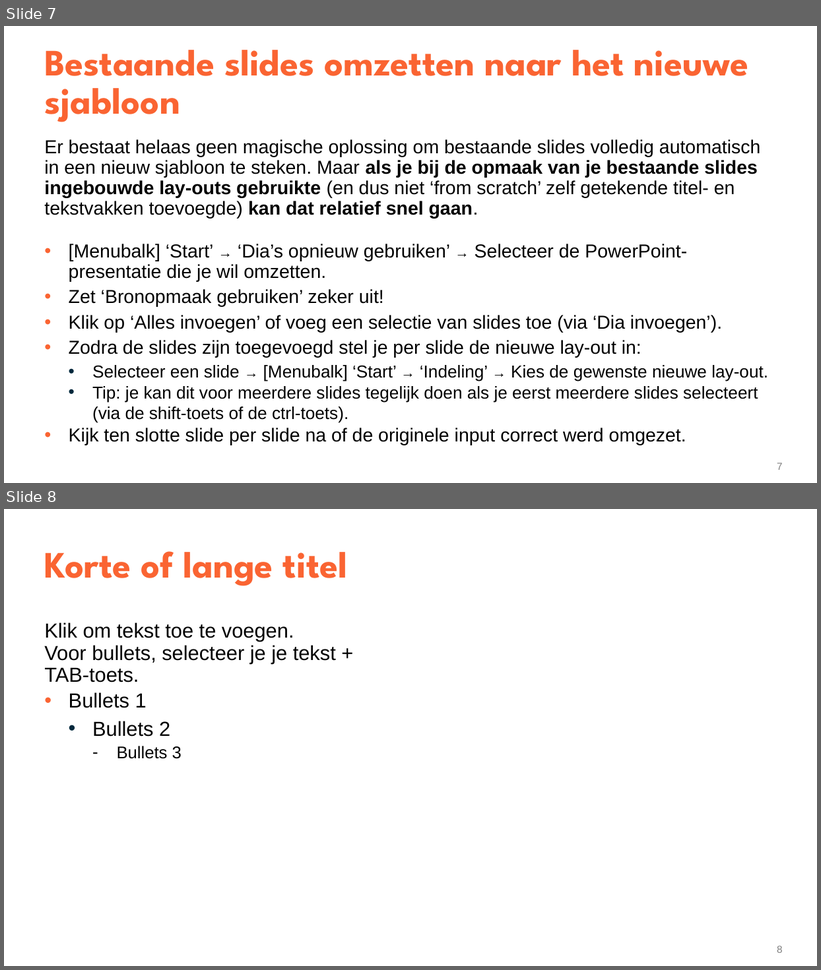
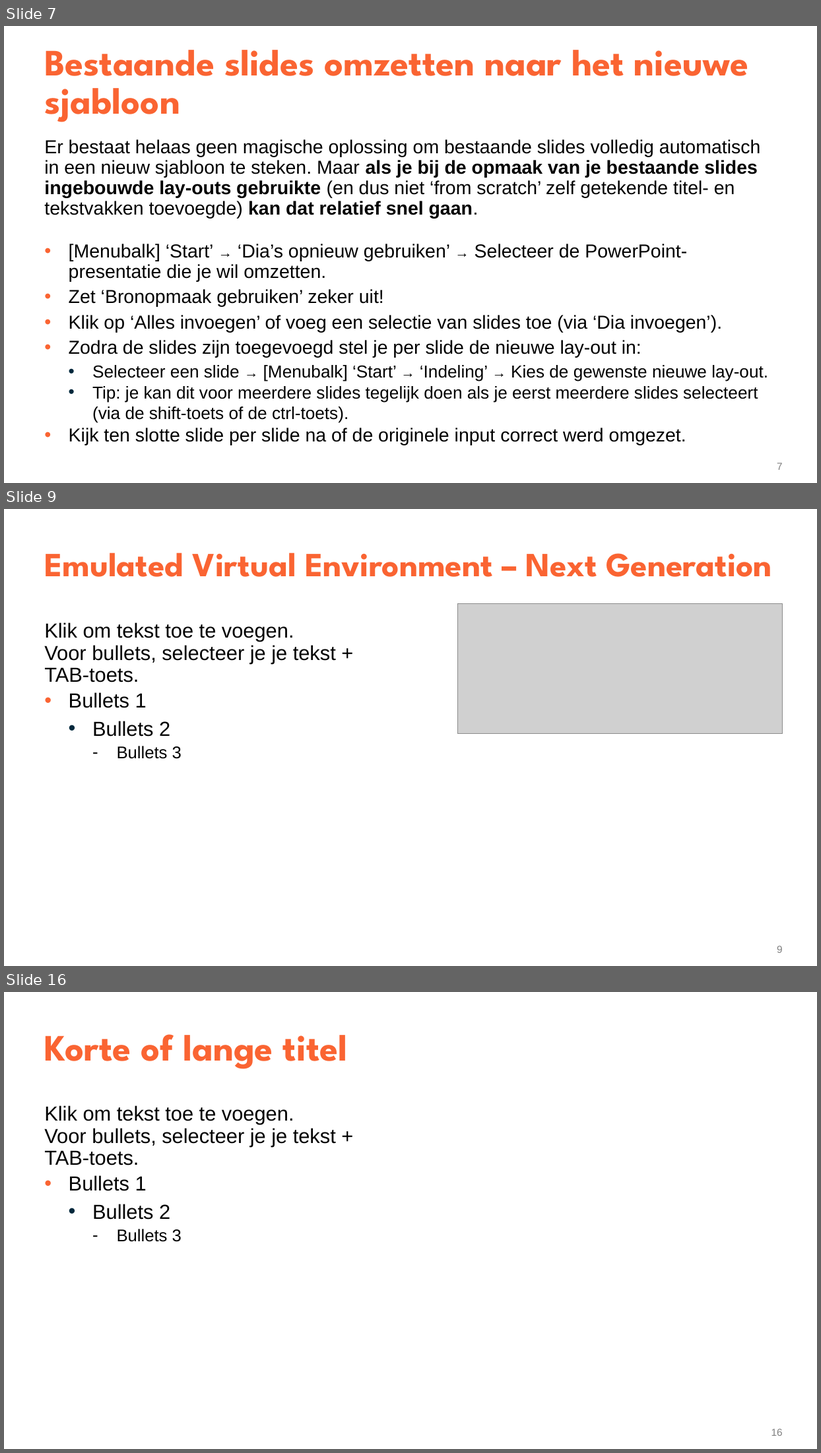
Before and after one commit to YenteLens/ylbachelorproef, a slide deck: Presentatie/eindpresentatie.pptx. Shown one above the other, each under a label of ours: slides 7 and 8 before the commit, slides 7, 9 and 16 after it; the slides between them are not shown. The pictures are 821x970 and 821x1453 pixels, drawn with LibreOffice and Linux fonts; fonts in the diff are those of the drawing; grey boxes stand for pictures. Boxes give left, top, right and bottom in pixels: in the first picture for what was removed or moved away, otherwise in the second. Text is boxed around its words. In the diff, an @@ line names an element or a change of style, - is before the commit and + after.

```diff
--- a/Presentatie/eindpresentatie.pptx
+++ b/Presentatie/eindpresentatie.pptx
@@ slide 9 added at (x1=4, y1=509, x2=817, y2=966), background #FFFFFF @@
@@ title added at (x1=44, y1=553, x2=772, y2=577), 40 pt, text #FA6432, bold @@
+Emulated Virtual Environment – Next Generation
@@ picture added at (x1=458, y1=603, x2=783, y2=734) @@
@@ text added at (x1=44, y1=623, x2=336, y2=759), 24 pt, text #000000 @@
+Klik om tekst toe te voegen.
+Voor bullets, selecteer je je tekst + TAB-toets.
+  • Bullets 1
+    • Bullets 2
+      – Bullets 3
@@ page number added at (x1=777, y1=946, x2=783, y2=953), 12 pt, text #808080 @@
+9
@@ what was slide 8 is now slide 16 @@
@@ page number at (x1=772, y1=1429, x2=783, y2=1436): text changed @@
-8
+16
```
Also in this commit, not shown: 6 slides changed, 2 other slides added.
